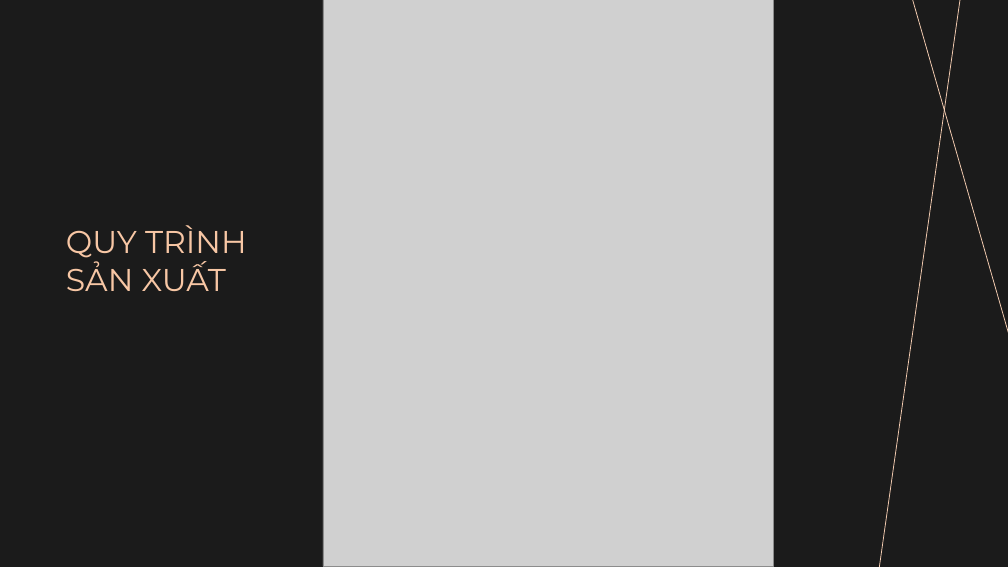
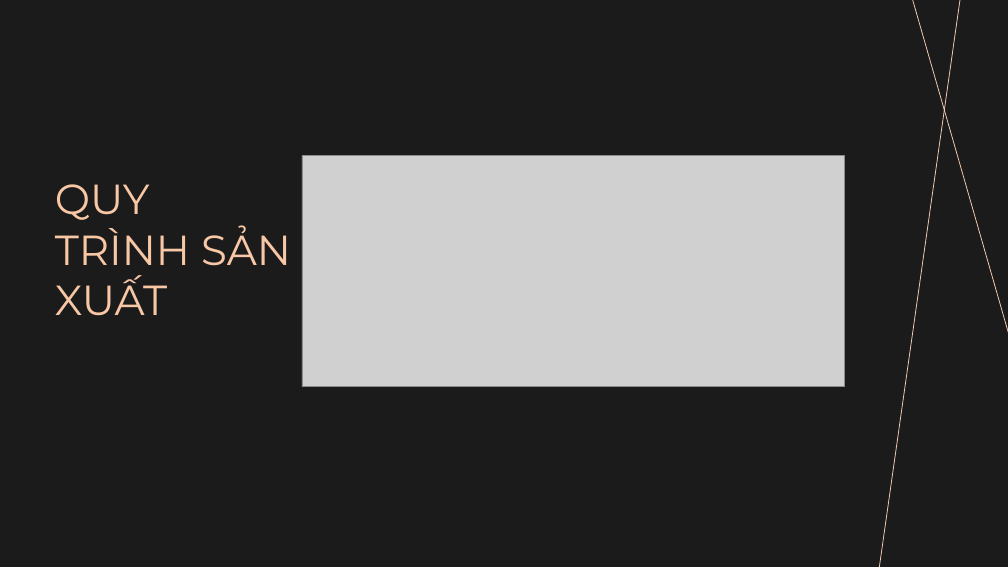
Before and after one commit to thuphuong1209/ERP, a slide deck: slide 13 of PHÂN HỆ BÁN HÀNG VÀ SẢN XUẤT.pptx. Drawn at 1008x567 pixels with LibreOffice and Linux fonts; fonts in the diff are those of the drawing; grey boxes stand for pictures. Boxes give left, top, right and bottom in pixels: in the first picture for what was removed or moved away, otherwise in the second. Text is boxed around its words. In the diff, an @@ line names an element or a change of style, - is before the commit and + after.

```diff
--- a/PHÂN HỆ BÁN HÀNG VÀ SẢN XUẤT.pptx
+++ b/PHÂN HỆ BÁN HÀNG VÀ SẢN XUẤT.pptx
@@ picture removed at bbox=[323, 0, 773, 566] @@
@@ picture added at bbox=[302, 156, 845, 387] @@
@@ title "QUY TRÌNH SẢN XUẤT": place and size @@
-title "QUY TRÌNH SẢN XUẤT" at bbox=[66, 225, 247, 291]
+title "QUY TRÌNH SẢN XUẤT" at bbox=[55, 184, 291, 316]
@@ title "QUY TRÌNH SẢN XUẤT" at bbox=[55, 184, 291, 316]: size 30 to 40 pt @@
```
Also in this commit, not shown: 3 other slides changed, 1 slide added, 2 other files.
